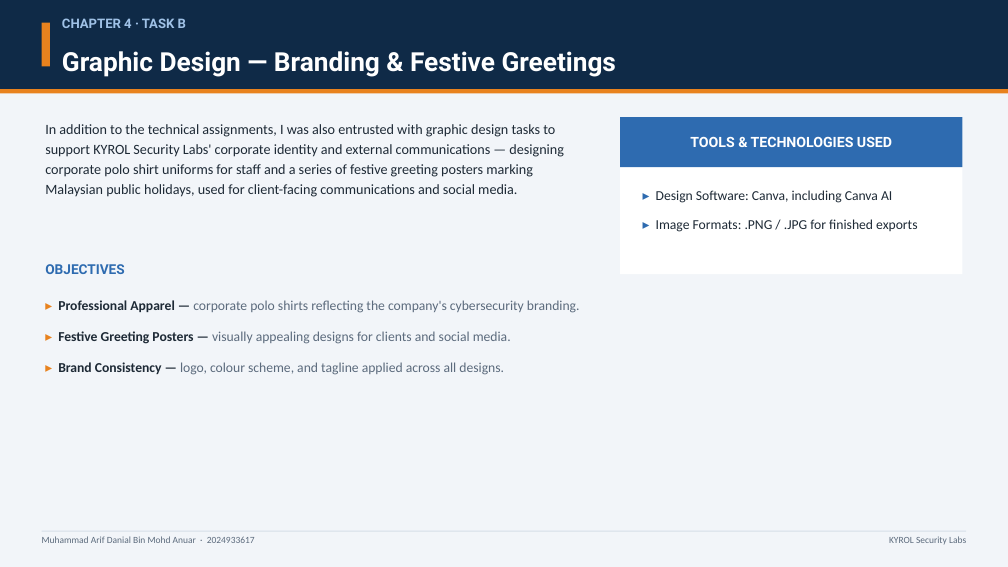
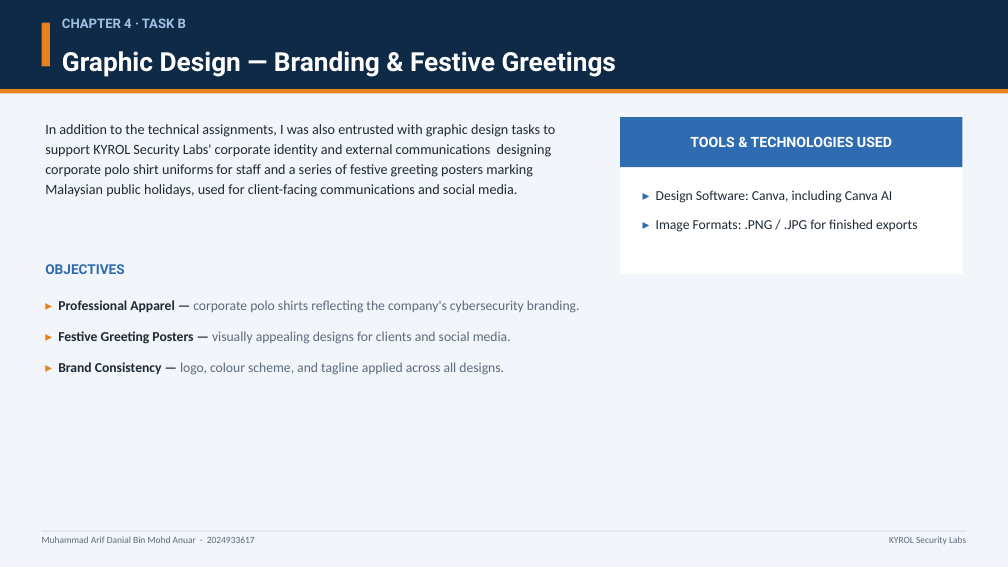
Before and after one commit to arfdnl/email-reminder-system, a slide deck: slide 18 of LI_Presentation_Arif_Danial.pptx. Drawn at 1008x567 pixels with LibreOffice and Linux fonts; fonts in the diff are those of the drawing. Boxes give left, top, right and bottom in pixels: in the first picture for what was removed or moved away, otherwise in the second. Text is boxed around its words. In the diff, an @@ line names an element or a change of style, - is before the commit and + after.

```diff
--- a/LI_Presentation_Arif_Danial.pptx
+++ b/LI_Presentation_Arif_Danial.pptx
@@ text at bbox=[45, 124, 555, 197]: text changed @@
-In addition to the technical assignments, I was also entrusted with graphic design tasks to support KYROL Security Labs' corporate identity and external communications — designing corporate polo shirt uniforms for staff and a series of festive greeting posters marking Malaysian public holidays, used for client-facing communications and social media.
+In addition to the technical assignments, I was also entrusted with graphic design tasks to support KYROL Security Labs' corporate identity and external communications designing corporate polo shirt uniforms for staff and a series of festive greeting posters marking Malaysian public holidays, used for client-facing communications and social media.
```
Also in this commit, not shown: 6 other slides changed, 2 other files.
